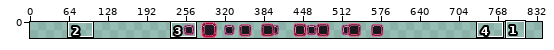
A sprite sheet gets an edit: assets/UI/Combat/Weaponslot.png. Above: a wide view before the commit, with the close-up outlined.
Close-up. The starting point:
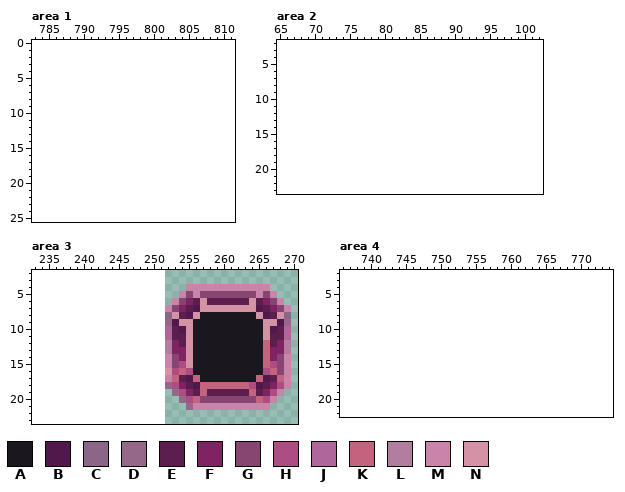
The file is 336x26 pixels. Colours within 5 levels of each other are drawn and written as one. Shown: area 1: x 783..811, y 0..25; area 2: x 65..102, y 2..23; area 3: x 233..270, y 2..23; area 4: x 736..774, y 2..22. The old version is drawn lined up with the new one, on the new canvas. The commit also changed other parts of the picture, which this record leaves out.
Palette (. is transparent): A #1b171f  B #50184b  C #8c6688  D #95688a  E #5c1e4c  F #802363  G #874571  H #ae4d82  J #af6799  K #c3637e  L #b37da0  M #c884a9  N #d492a5
Pixels before, area 3, first column x 252:
 4 ...MMMMMMMMMMMM...
 5 ..MGMGGGGGGGGMGM..
 6 .MGFENEEEEEENEFGM.
 7 MGFEBNNNNNNNNBEFGM
 8 CNEBNAAAAAAAANBENC
 9 DBNNAAAAAAAAAANNBD
10 JEBNAAAAAAAAAANBEJ
11 JEENAAAAAAAAAANEEJ
12 LFENAAAAAAAAAAKEFL
13 LFFNAAAAAAAAAAKFFL
14 MGFNAAAAAAAAAAKFGM
15 MGHNAAAAAAAAAAKHGM
16 NHKHAAAAAAAAAAHKGM
17 MKEBKAAAAAAAAKBEKM
18 DHFEBKKKKKKKHBEFHM
19 .DHFEKEEEEEEKEFHM.
20 ..DHKGGGGGGGGKHM..
21 ...DMMMMMMMMMMM...
After:
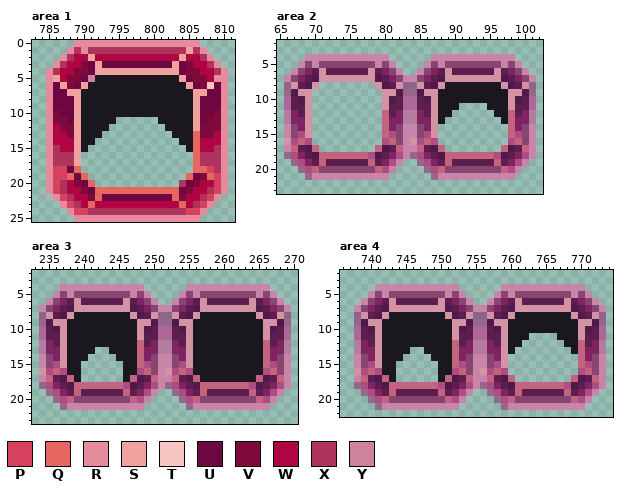
Colours new in this view: P #d64160  Q #e76760  R #e68b9e  S #f0a29e  T #f6c6c4  U #6e0641  V #7d0a3a  W #b00542  X #af345c  Y #ce839b
The edit:
canvas 336x26 -> 840x26, the old top-left corner now at 252,0
Changed rows in their new state; - is an unchanged pixel.
Area 1:
first column x 785:
 0 ----RRRRRRRRRRRRRRRRRR----
 1 ---RXRXXXXXXXXXXXXXXSXR---
 2 --RXWWSWWWWWWWWWWWWSWWXR--
 3 -RXWWVUSUUUUUUUUUUSUVWWXR-
 4 RXWWVVUSSSSSSSSSSSSUVVWWXR
 5 RSWVVUYAAAAAAAAAAAASUVVWRR
 6 RUSVUSAAAAAAAAAAAAAASUVTUR
 7 RUUSSAAAAAAAAAAAAAAAASSUUR
 8 RUUUSAAAAAAAAAAAAAAAASUUUR
 9 RUUUSAAAAAAAAAAAAAAAASUUUR
10 RVUUSAAAAAAAAAAAAAAAASUUVR
11 RVVUSAAAAA------AAAAASUVVR
12 RWVVSAAAA--------AAAASVVVR
13 RWWVSAAA----------AAAQVVWR
14 RWWWSAA------------AAQWWWR
15 RXWWSA--------------AQWWXR
16 RXXXS----------------QXXXR
17 RXXXS----------------QXXXR
18 RPPUQ----------------QQPXR
19 RPPQUQ--------------QUVQPR
20 RPXWVUQ------------XUVWWPR
21 RPXWWVUQQQQQQQQQQQQUVWWXPR
22 -RPXWWVQUUUUUUUUUUQVWWXPR-
23 --RPXWQWWWWWWWWWWWWQWXPR--
24 ---RPPXXXXXXXXXXXXXXPPR---
25 ----RRRRRRRRRRRRRRRRRR----
Area 2:
first column x 66:
 4 ---MMMMMMMMMMMM------MMMMMMMMMMMM---
 5 --MGMGGGGGGGGMGM----MGMGGGGGGGGMGM--
 6 -MGFENEEEEEENEFGM--MGFENEEEEEENEFGM-
 7 MGFEBNNNNNNNNBEFGMMGFEBNNNNNNNNBEFGM
 8 CNEBN--------NBENCCNEBNAAAAAAAANBENC
 9 DBNN----------NNBDDBNNAAAAAAAAAANNBD
10 JEBN----------NBEJJEBNAAAAAAAAAANBEJ
11 JEEN----------NEEJJEENAAA----AAANEEJ
12 LFEN----------KEFLLFENAA------AAKEFL
13 LFFN----------KFFLLFFNA--------AKFFL
14 MGFN----------KFGMMGFN----------KFGM
15 MGHN----------KHGMMGHN----------KHGM
16 NHKH----------HKGMNHKH----------HKGM
17 MKEBK--------KBEKMMKEBK--------KBEKM
18 DHFEBKKKKKKKHBEFHMDHFEBKKKKKKKHBEFHM
19 -DHFEKEEEEEEKEFHM--DHFEKEEEEEEKEFHM-
20 --DHKGGGGGGGGKHM----DHKGGGGGGGGKHM--
21 ---DMMMMMMMMMMM------DMMMMMMMMMMM---
Area 3:
first column x 234:
 4 ---MMMMMMMMMMMM---
 5 --MGMGGGGGGGGMGM--
 6 -MGFENEEEEEENEFGM-
 7 MGFEBNNNNNNNNBEFGM
 8 CNEBNAAAAAAAANBENC
 9 DBNNAAAAAAAAAANNBD
10 JEBNAAAAAAAAAANBEJ
11 JEENAAAAAAAAAANEEJ
12 LFENAAAAAAAAAAKEFL
13 LFFNAAAA--AAAAKFFL
14 MGFNAAA----AAAKFGM
15 MGHNAA------AAKHGM
16 NHKHAA------AAHKGM
17 MKEBKA------AKBEKM
18 DHFEBKKKKKKKHBEFHM
19 -DHFEKEEEEEEKEFHM-
20 --DHKGGGGGGGGKHM--
21 ---DMMMMMMMMMMM---
Area 4:
first column x 738:
 4 ---MMMMMMMMMMMM------MMMMMMMMMMMM---
 5 --MGMGGGGGGGGMGM----MGMGGGGGGGGMGM--
 6 -MGFENEEEEEENEFGM--MGFENEEEEEENEFGM-
 7 MGFEBNNNNNNNNBEFGMMGFEBNNNNNNNNBEFGM
 8 CNEBNAAAAAAAANBENCCNEBNAAAAAAAANBENC
 9 DBNNAAAAAAAAAANNBDDBNNAAAAAAAAAANNBD
10 JEBNAAAAAAAAAANBEJJEBNAAAAAAAAAANBEJ
11 JEENAAAAAAAAAANEEJJEENAAA----AAANEEJ
12 LFENAAAAAAAAAAKEFLLFENAA------AAKEFL
13 LFFNAAAA--AAAAKFFLLFFNA--------AKFFL
14 MGFNAAA----AAAKFGMMGFN----------KFGM
15 MGHNAA------AAKHGMMGHN----------KHGM
16 NHKHAA------AAHKGMNHKH----------HKGM
17 MKEBKA------AKBEKMMKEBK--------KBEKM
18 DHFEBKKKKKKKHBEFHMDHFEBKKKKKKKHBEFHM
19 -DHFEKEEEEEEKEFHM--DHFEKEEEEEEKEFHM-
20 --DHKGGGGGGGGKHM----DHKGGGGGGGGKHM--
21 ---DMMMMMMMMMMM------DMMMMMMMMMMM---
